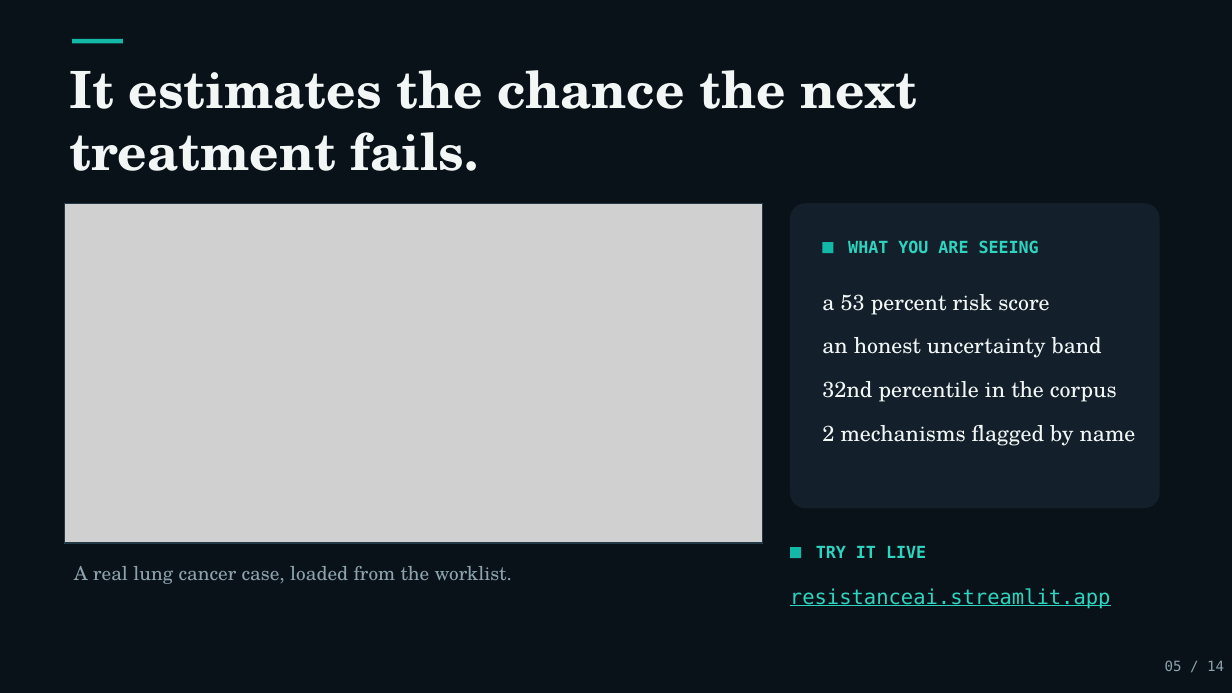
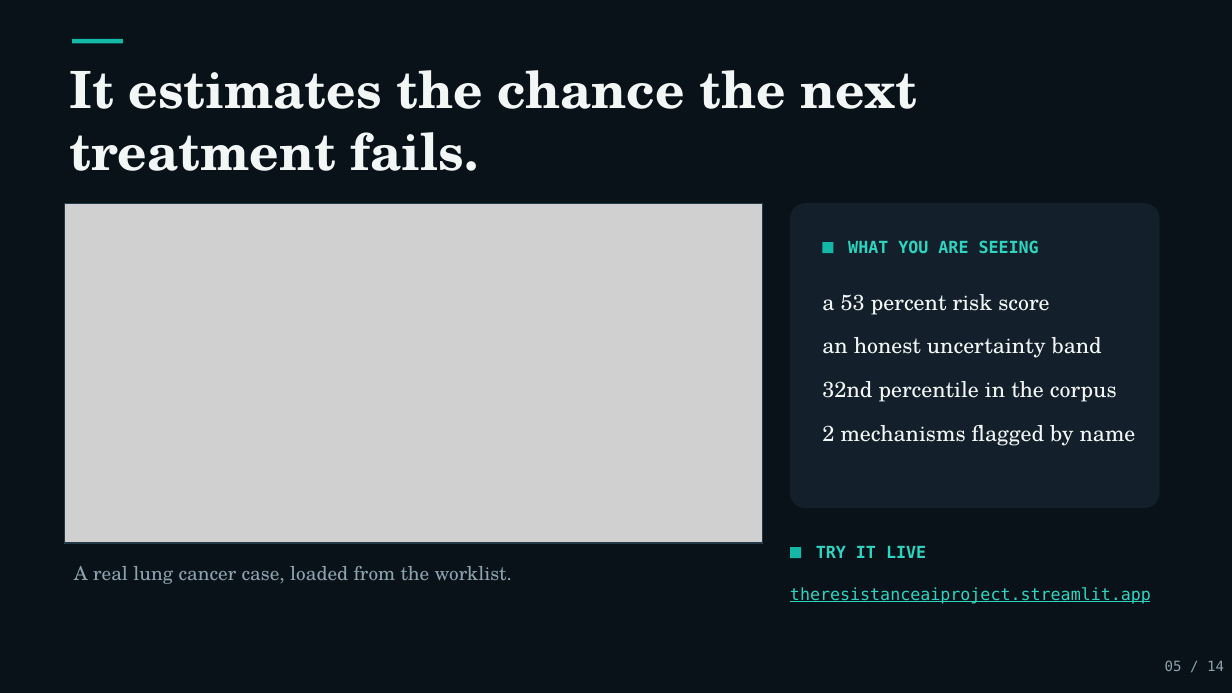
Before and after one commit to dev-abhinavmishra/resistanceai, a slide deck: slide 5 of ResistanceAI_Presentation_v9.pptx. Drawn at 1232x693 pixels with LibreOffice and Linux fonts; fonts in the diff are those of the drawing; grey boxes stand for pictures. Boxes give left, top, right and bottom in pixels: in the first picture for what was removed or moved away, otherwise in the second. Text is boxed around its words. In the diff, an @@ line names an element or a change of style, - is before the commit and + after.

```diff
--- a/ResistanceAI_Presentation_v9.pptx
+++ b/ResistanceAI_Presentation_v9.pptx
@@ text at (x1=790, y1=587, x2=1151, y2=604): text changed; size 16 to 13 pt @@
-resistanceai.streamlit.app
+theresistanceaiproject.streamlit.app
```
Also in this commit, not shown: 2 other slides changed, 8 other files.
